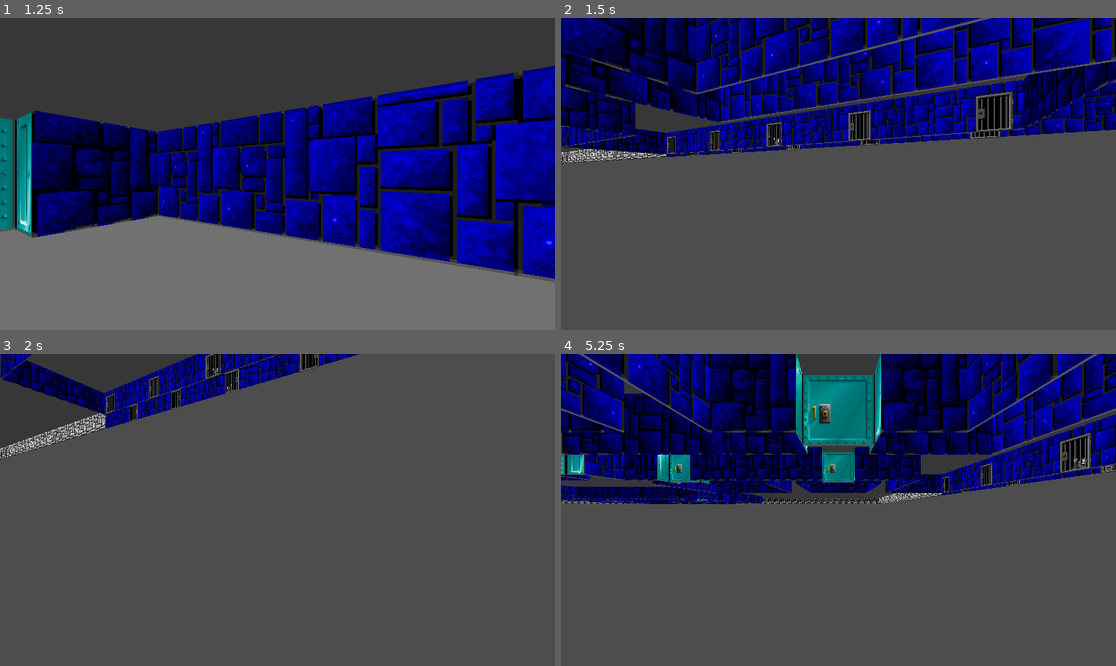
Above: before the commit, frames 1-4 (two rows, left to right).
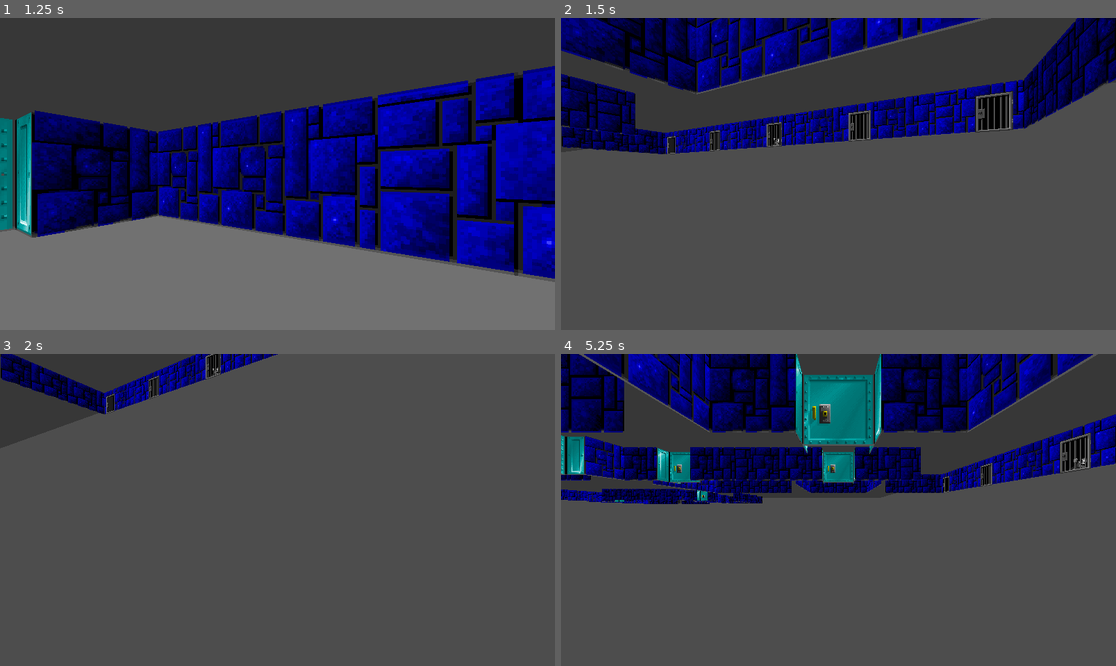
Above: after the commit, the same moments.

Repository: illnyang/wolf4godot
Game: Godot game, scene res://Wolf.tscn
Two runs of this game, one before a commit and one after it. Both use one fixed random seed, a clock stepped at 60 frames per second and the inputs below.
Inputs:
- Up to frame 1 (1.25 s): tap Enter at 0.5 s; hold D (turn_right) from 0.53 s (still down)
- Up to frame 2 (1.5 s): release D (turn_right) at 1.28 s; hold E (fly_down) from 1.28 s (still down)
- Up to frame 3 (2 s): keep holding E (fly_down)
- Up to frame 4 (5.25 s): release E (fly_down) at 2.03 s; hold D (turn_right) 2.03-2.78 s; hold Q (fly_up) 2.78-3.53 s; hold A (turn_left) 3.53-5.03 s; hold E (fly_down) from 5.03 s (still down)

Frame 1 is identical in both runs. In frame 2, 17% of the frame differs, in the area x 0-100%, y 0-47%; in frame 3, 3.1%; in frame 4, 13%.

Commit message:
Re-enable backface culling

Diff:
--- a/MapLoader.gd
+++ b/MapLoader.gd
@@ -110,7 +110,6 @@
 			#       It would also get rid of the requirement that all wall textures must be
 			#		of the same size.
 			material.texture_filter = BaseMaterial3D.TEXTURE_FILTER_NEAREST
-			material.cull_mode = BaseMaterial3D.CULL_DISABLED # for door mesh
 		material.albedo_texture = _generate_atlas_texture(texture_folder)
 
 	func _generate_atlas_texture(texture_folder: String) -> ImageTexture:
@@ -261,22 +260,36 @@
 var face_count: int = 0
 
 
-func add_uvs(id: int, shaded: bool):
+func add_uvs(id: int, shaded: bool, fliph: bool = false):
 	var idx = (((id - 1) * 2) + (1 * int(shaded)))
 	var x = (idx % atlas.atlas_columns)
 	var y = (idx / atlas.atlas_columns)
-	uvs.append(Vector2(
-		atlas.tex_div.x * x,
-		atlas.tex_div.y * y))
-	uvs.append(Vector2(
-		atlas.tex_div.x * x + atlas.tex_div.x,
-		atlas.tex_div.y * y))
-	uvs.append(Vector2(
-		atlas.tex_div.x * x + atlas.tex_div.x,
-		atlas.tex_div.y * y + atlas.tex_div.y))
-	uvs.append(Vector2(
-		atlas.tex_div.x * x,
-		atlas.tex_div.y * y + atlas.tex_div.y))
+	if not fliph:
+		uvs.append(Vector2(
+			atlas.tex_div.x * x,
+			atlas.tex_div.y * y))
+		uvs.append(Vector2(
+			atlas.tex_div.x * x + atlas.tex_div.x,
+			atlas.tex_div.y * y))
+		uvs.append(Vector2(
+			atlas.tex_div.x * x + atlas.tex_div.x,
+			atlas.tex_div.y * y + atlas.tex_div.y))
+		uvs.append(Vector2(
+			atlas.tex_div.x * x,
+			atlas.tex_div.y * y + atlas.tex_div.y))
+	else:
+		uvs.append(Vector2(
+			atlas.tex_div.x * x + atlas.tex_div.x,
+			atlas.tex_div.y * y))
+		uvs.append(Vector2(
+			atlas.tex_div.x * x,
+			atlas.tex_div.y * y))
+		uvs.append(Vector2(
+			atlas.tex_div.x * x,
+			atlas.tex_div.y * y + atlas.tex_div.y))
+		uvs.append(Vector2(
+			atlas.tex_div.x * x + atlas.tex_div.x,
+			atlas.tex_div.y * y + atlas.tex_div.y))
 
 
 func add_tris():
@@ -303,14 +316,12 @@
 	# TODO: maybe rotate node itself instead?
 	if axis:
 		# EAST / WEST
-		# NOTE: backface culling is disabled
-		#vertices.append(Vector3(0,  0.5,  0.5))
-		#vertices.append(Vector3(0,  0.5, -0.5))
-		#vertices.append(Vector3(0, -0.5, -0.5))
-		#vertices.append(Vector3(0, -0.5,  0.5))
-		#add_tris()
-		# TODO: flip UVs so that the hoor handle stays on the same side
-		#add_uvs(L1Utils.door_id, true)
+		vertices.append(Vector3(0,  0.5,  0.5))
+		vertices.append(Vector3(0,  0.5, -0.5))
+		vertices.append(Vector3(0, -0.5, -0.5))
+		vertices.append(Vector3(0, -0.5,  0.5))
+		add_tris()
+		add_uvs(L1Utils.door_id, true, true)
 		vertices.append(Vector3(0,  0.5, -0.5))
 		vertices.append(Vector3(0,  0.5,  0.5))
 		vertices.append(Vector3(0, -0.5,  0.5))
@@ -325,14 +336,12 @@
 		vertices.append(Vector3(-0.5, -0.5, 0))
 		add_tris()
 		add_uvs(L1Utils.door_id, false)
-		# NOTE: backface culling is disabled
-		#vertices.append(Vector3( 0.5,  0.5, 0))
-		#vertices.append(Vector3(-0.5,  0.5, 0))
-		#vertices.append(Vector3(-0.5, -0.5, 0))
-		#vertices.append(Vector3( 0.5, -0.5, 0))
-		#add_tris()
-		# TODO: flip UVs so that the hoor handle stays on the same side
-		#add_uvs(L1Utils.door_id, false)
+		vertices.append(Vector3( 0.5,  0.5, 0))
+		vertices.append(Vector3(-0.5,  0.5, 0))
+		vertices.append(Vector3(-0.5, -0.5, 0))
+		vertices.append(Vector3( 0.5, -0.5, 0))
+		add_tris()
+		add_uvs(L1Utils.door_id, false, true)
 
 	var array = []
 	array.resize(Mesh.ARRAY_MAX)
